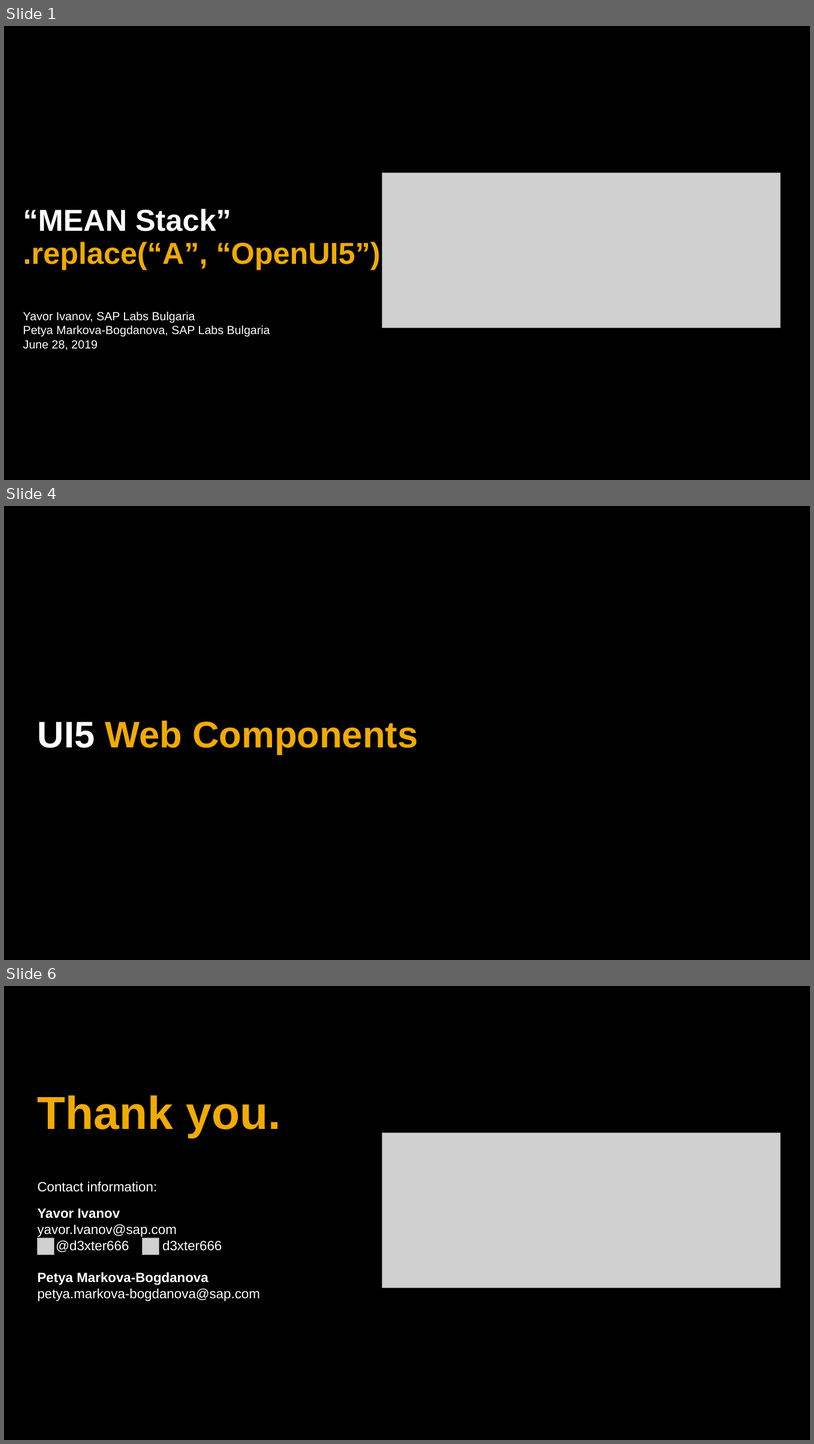
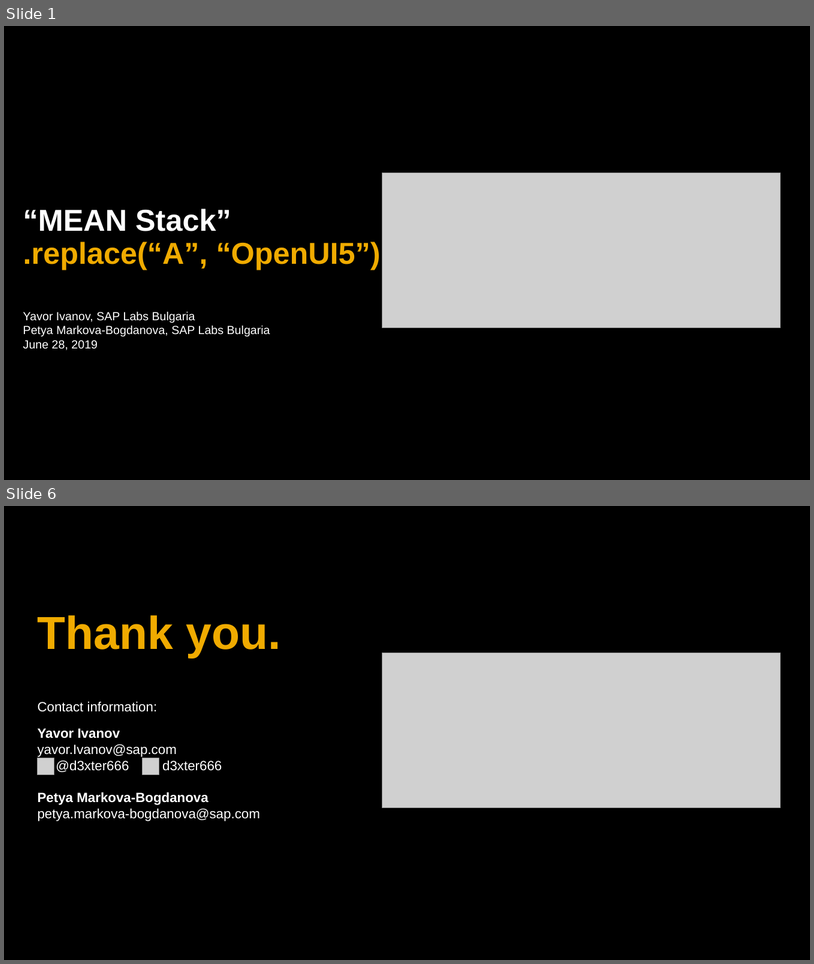
Before and after one commit to d3xter666/ui5con-2019-mean-stack-with-ui5, a slide deck: ui5con2019-mean-stack-ui5.pptx. Shown one above the other, each under a label of ours: slides 1, 4 and 6 before the commit, slides 1 and 6 after it; the slides between them are not shown. The pictures are 814x1444 and 814x964 pixels, drawn with LibreOffice and Linux fonts; fonts in the diff are those of the drawing; grey boxes stand for pictures. Boxes give left, top, right and bottom in pixels: in the first picture for what was removed or moved away, otherwise in the second. Text is boxed around its words. In the diff, an @@ line names an element or a change of style, - is before the commit and + after.

```diff
--- a/ui5con2019-mean-stack-ui5.pptx
+++ b/ui5con2019-mean-stack-ui5.pptx
@@ slide 4 removed at [4,506,810,960], background #000000 @@
@@ title removed at [38,720,418,754] @@
-UI5 Web Components
```
Also in this commit, not shown: 4 slides added, 3 other slides removed.
